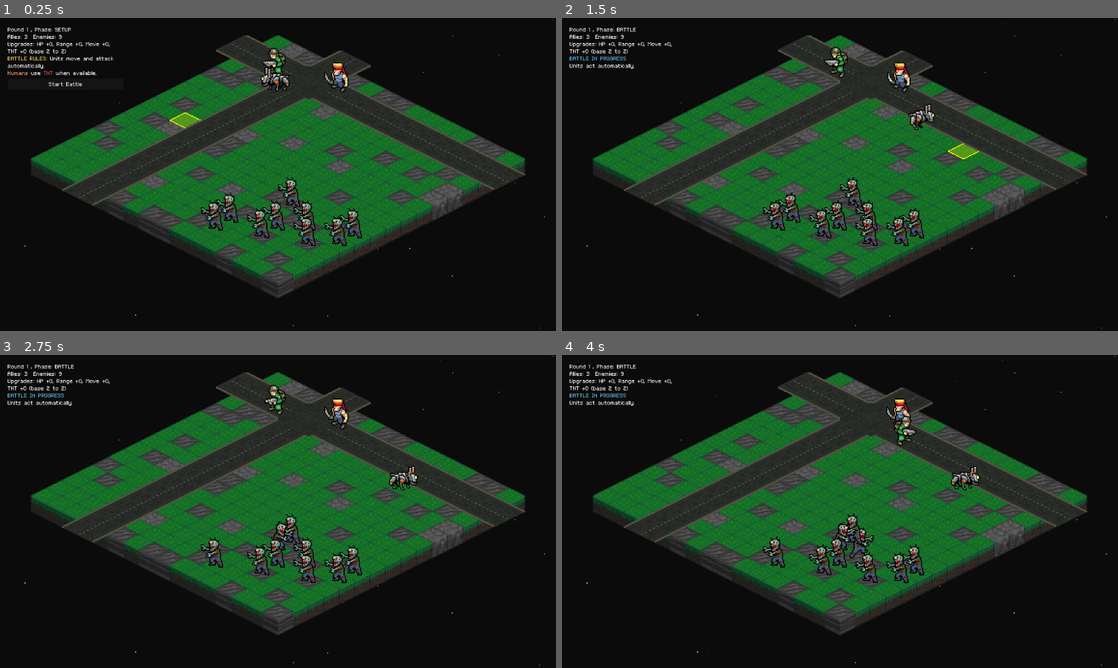
Above: before the commit, frames 1-4 (two rows, left to right).
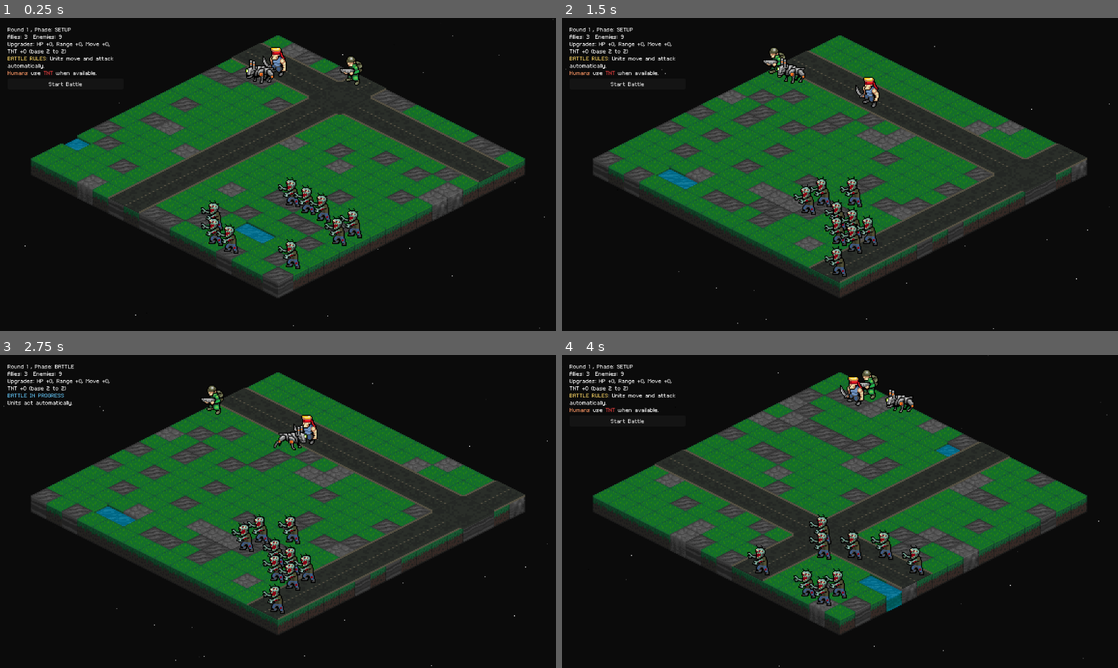
Above: after the commit, the same moments.

Repository: Tekknobot/MEKIII
Game: Godot game, scene res://scenes/Game.tscn
Two runs of this game, one before a commit and one after it. Both use one fixed random seed, a clock stepped at 60 frames per second and the inputs below.
Inputs (mouse positions are in pixels of both pictures, inside the frame that each line leads up to):
- Up to frame 1 (0.25 s): no input
- Up to frame 2 (1.5 s): click "Start Battle" at 0.5 s; tap Enter at 1.25 s; move the mouse to (962, 158) at 1.27 s; tap R at 1.35 s; click (962, 158) at 1.42 s
- Up to frame 3 (2.75 s): click (66, 420) at 2 s, where only the run after the commit has a clickable "Start Battle"
- Up to frame 4 (4 s): drag from (728, 527) to (812, 574) at 2.77 s; move the mouse to (895, 442) at 3.52 s; tap R at 3.6 s; click (895, 442) at 3.67 s

The runs differ from the first frame. In frame 1, 11% of the frame differs, in the area x 11-95%, y 5-81%; in frame 2, 23%; in frame 3, 23%; in frame 4, 24%, in the area x 1-100%, y 0-100%.

Commit message:
Roads trimmed.

Diff:
--- a/scenes/Game.tscn
+++ b/scenes/Game.tscn
@@ -17,7 +17,6 @@
 [ext_resource type="Texture2D" uid="uid://bo43jxw78vpg7" path="res://sprites/Tiles_UI/mek3/2x2_move.png" id="8_qy1jj"]
 [ext_resource type="AudioStream" uid="uid://dpslt5sraa3ko" path="res://audio/Zombie/zombie_massacre_vocal_impact_pain_hurt_01.wav" id="9_0bq3a"]
 [ext_resource type="Texture2D" uid="uid://usc687xtdcac" path="res://sprites/Terrain/grass_default.png" id="9_r7sob"]
-[ext_resource type="Script" uid="uid://wc6v1t13xa2b" path="res://scripts/cursor.gd" id="10_3xj3m"]
 [ext_resource type="AudioStream" uid="uid://8c083clar0gj" path="res://audio/Zombie/human_death.wav" id="10_jhsr3"]
 [ext_resource type="Texture2D" uid="uid://bsdcosxsddrot" path="res://sprites/Terrain/ice.png" id="10_y5y3l"]
 [ext_resource type="Texture2D" uid="uid://bysc7op7qquei" path="res://sprites/Tiles_UI/mek3/1x1_cursor.png" id="11_2rd6h"]
@@ -243,8 +242,7 @@
 
 [node name="Game" type="Node2D" groups=["GameMap"]]
 script = ExtResource("1_400sg")
-target_water = 0.0
-water_blobs = 1
+blob_steps = 2
 mech_count = 1
 human_scene = ExtResource("2_s0nni")
 human2_scene = ExtResource("3_1gdd5")
@@ -319,13 +317,6 @@
 tile_set = SubResource("TileSet_bneo8")
 format = 2
 
-[node name="Cursor" type="Sprite2D" parent="." node_paths=PackedStringArray("tilemap", "map_controller")]
-script = ExtResource("10_3xj3m")
-tilemap = NodePath("../Terrain")
-map_controller = NodePath("..")
-highlight_texture_1x1 = ExtResource("11_2rd6h")
-highlight_texture_2x2 = ExtResource("12_7ua8r")
-
 [node name="Camera2D" type="Camera2D" parent="."]
 zoom = Vector2(2, 2)
 script = ExtResource("8_400sg")
--- /dev/null
+++ b/scenes/cursor.tscn
@@ -0,0 +1,12 @@
+[gd_scene load_steps=4 format=3 uid="uid://g6gfrpvyugsa"]
+
+[ext_resource type="Script" uid="uid://wc6v1t13xa2b" path="res://scripts/cursor.gd" id="1_ndevg"]
+[ext_resource type="Texture2D" uid="uid://bysc7op7qquei" path="res://sprites/Tiles_UI/mek3/1x1_cursor.png" id="2_n5qf0"]
+[ext_resource type="Texture2D" uid="uid://b2b8iier8i5b7" path="res://sprites/Tiles_UI/mek3/2x2_cursor.png" id="3_pey64"]
+
+[node name="Cursor" type="Sprite2D" node_paths=PackedStringArray("tilemap", "map_controller")]
+script = ExtResource("1_ndevg")
+tilemap = NodePath("")
+map_controller = NodePath("")
+highlight_texture_1x1 = ExtResource("2_n5qf0")
+highlight_texture_2x2 = ExtResource("3_pey64")
--- a/scenes/laser_drop.tscn
+++ b/scenes/laser_drop.tscn
@@ -4,13 +4,14 @@
 [ext_resource type="Texture2D" uid="uid://dg1tao3x22ih2" path="res://sprites/Drops/orbital_drop.png" id="1_idqe7"]
 
 [sub_resource type="RectangleShape2D" id="RectangleShape2D_alfcu"]
-size = Vector2(14, 14)
+size = Vector2(6, 1)
 
 [node name="LaserDrop" type="Area2D"]
 script = ExtResource("1_alfcu")
 rot_degrees = 6.0
 
 [node name="CollisionShape2D" type="CollisionShape2D" parent="."]
+position = Vector2(0, 7.5)
 shape = SubResource("RectangleShape2D_alfcu")
 
 [node name="Visual" type="Sprite2D" parent="."]
--- a/scripts/cursor.gd
+++ b/scripts/cursor.gd
@@ -7,14 +7,23 @@
 @export var highlight_texture_2x2: Texture2D
 @export var mouse_offset := Vector2(0, 0)
 
-# Cursor art-specific offsets (tweak in inspector)
 @export var cursor_offset_1x1 := Vector2(0, 0)
 @export var cursor_offset_2x2 := Vector2(0, 16)
+
+# Roads are 1000. Cursor must be > 1000.
+@export var cursor_z_base := 50000      # comfortably above roads
+@export var cursor_z_cap := 299000      # safely below drops (~300000 + y)
 
 var hovered_cell: Vector2i = Vector2i(-1, -1)
 
 func _ready() -> void:
 	top_level = true
+	z_as_relative = false
+	z_index = cursor_z_base
+
+	# ✅ make sure Roads can't "win" via z_layer
+	z_as_relative = false
+	show_behind_parent = false
 
 func _process(_delta: float) -> void:
 	if tilemap == null or map_controller == null:
@@ -41,7 +50,6 @@
 	if u != null:
 		anchor_cell = map_controller.get_unit_origin(u)
 
-	# Decide footprint + texture
 	var is_big := false
 	if u != null:
 		var fp := u.footprint_cells(anchor_cell)
@@ -49,10 +57,11 @@
 
 	texture = (highlight_texture_2x2 if is_big else highlight_texture_1x1)
 
-	# Base position at anchor cell
 	var base_world := tilemap.to_global(tilemap.map_to_local(anchor_cell))
-
-	# Apply pixel offset based on footprint
 	global_position = base_world + (cursor_offset_2x2 if is_big else cursor_offset_1x1)
 
+	# ✅ Force cursor above roads (1000), below drops (300000+)
+	var desired := cursor_z_base + int(global_position.y)
+	z_index = clampi(desired, 2000, cursor_z_cap)
+
 	map_controller.set_hovered_unit(u)
--- a/scripts/game.gd
+++ b/scripts/game.gd
@@ -218,10 +218,10 @@
 @onready var roads_dl: TileMap = $RoadsDL
 @onready var roads_dr: TileMap = $RoadsDR
 @onready var roads_x: TileMap = $RoadsX
-@export var road_pixel_offset_x := Vector2(0, 0) # neutral (center)
-
-@export var road_pixel_offset_dl := Vector2(0, 0)
-@export var road_pixel_offset_dr := Vector2(0, 0) # <-- this is the “other direction” offset
+@export var road_pixel_offset_x := Vector2(0, 16) # neutral (center)
+
+@export var road_pixel_offset_dl := Vector2(0, 16)
+@export var road_pixel_offset_dr := Vector2(0, 16) # <-- this is the “other direction” offset
 
 func _rect_top_left(size: Vector2i) -> Rect2i:
 	return Rect2i(Vector2i(0, 0), size)
@@ -459,6 +459,7 @@
 
 	rmap.position = terrain.position + (terrain_origin_local - roads_origin_local) + px_off
 
+	# ✅ FORCE same z_layer as everything else
 	rmap.z_as_relative = false
 	rmap.z_index = 1000
 
@@ -807,64 +808,35 @@
 	roads_x.clear()
 	_sync_roads_transform()
 
-	var cols := int(map_width / ROAD_SIZE)   # 16/2 = 8
-	var rows := int(map_height / ROAD_SIZE)  # 16/2 = 8
-
-	# ---- RANDOMIZE WHICH COLUMN/ROW THE LANES USE ----
-	# margin keeps it away from the very edge; set to 0 if you want edge lanes too
+	# 16x16 terrain, ROAD_SIZE=2 => 8x8 road grid
+	var cols := int(map_width / ROAD_SIZE) * 2 - 1  # 15
+	var rows := int(map_height / ROAD_SIZE) * 2 - 1 # 15
+
+	# pick lane column/row within the road grid
 	var margin := 0
-
-	var col_min := clampi(margin, 0, cols - 1)
-	var col_max := clampi(cols - 1 - margin, 0, cols - 1)
-
-	var row_min := clampi(margin, 0, rows - 1)
-	var row_max := clampi(rows - 1 - margin, 0, rows - 1)
-
-	# DL (vertical) picks a random column
-	var road_col := rng.randi_range(col_min, col_max)
-
-	# DR (horizontal) picks a random row
-	var road_row := rng.randi_range(row_min, row_max)
-
-	# (optional) avoid boring same-ish near-center every time by re-rolling once if you want
-	# if road_col == int(cols / 2) and cols > 2:
-	# 	road_col = rng.randi_range(col_min, col_max)
-	# if road_row == int(rows / 2) and rows > 2:
-	# 	road_row = rng.randi_range(row_min, row_max)
-
-	# compute how many extra cells we must paint to reach the visible edges after offsets
-	var ex_dl := _road_extras_from_offset(road_pixel_offset_dl)
-	var ex_dr := _road_extras_from_offset(road_pixel_offset_dr)
-
-	# rc -> bitmask (1=DL lane, 2=DR lane)
+	var road_col := rng.randi_range(margin, cols - 1 - margin)
+	var road_row := rng.randi_range(margin, rows - 1 - margin)
+
+	# rc -> bitmask (1=DL, 2=DR, 3=intersection)
 	var conn := {}
 
-	# -------------------------
-	# Vertical lane (DL tiles)
-	# -------------------------
-	var y0_dl := -int(ex_dl["t"])
-	var y1_dl := (rows - 1) + int(ex_dl["b"])
-	for ry in range(y0_dl, y1_dl + 1 + 9):
+	# vertical lane (DL) within [0, rows-1]
+	for ry in range(0, rows):
 		var rc := Vector2i(road_col, ry)
 		conn[rc] = int(conn.get(rc, 0)) | 1
 
-	# -------------------------
-	# Horizontal lane (DR tiles)
-	# -------------------------
-	var x0_dr := -int(ex_dr["l"])
-	var x1_dr := (cols - 1) + int(ex_dr["r"])
-	for rx in range(x0_dr, x1_dr + 1 + 9):
+	# horizontal lane (DR) within [0, cols-1]
+	for rx in range(0, cols):
 		var rc := Vector2i(rx, road_row)
 		conn[rc] = int(conn.get(rc, 0)) | 2
 
-	# Ensure the intersection exists
+	# force intersection
 	var cross := Vector2i(road_col, road_row)
-	conn[cross] = int(conn.get(cross, 0)) | 3
-
-	# Paint tiles into the three TileMaps
+	conn[cross] = 3
+
+	# paint (all rc are guaranteed in-bounds)
 	for rc in conn.keys():
 		var mask := int(conn[rc])
-
 		if mask == 3:
 			roads_x.set_cell(0, rc, ROAD_INTERSECTION, ROAD_ATLAS, 0)
 		elif mask == 1:
@@ -1339,115 +1311,17 @@
 			attack_range_small.set_cell(LAYER_ATTACK, target_origin, ATTACK_TILE_SMALL_SOURCE_ID, ATTACK_ATLAS, 0)
 
 func _unhandled_input(event: InputEvent) -> void:
+	# ✅ Press R to hard reset (reload scene)
+	if event is InputEventKey and event.pressed and not event.echo:
+		var k := event as InputEventKey
+		if k.keycode == KEY_R:
+			get_tree().reload_current_scene()
+			return
+
 	if not _can_handle_player_input():
 		return
 	if is_moving_unit or is_attacking_unit:
 		return
-
-	# -------------------------
-	# SETUP PHASE: reposition allies in the top-left zone, then press Start
-	# -------------------------
-	if state == GameState.SETUP:
-		if event is InputEventMouseButton and event.button_index == MOUSE_BUTTON_LEFT and event.pressed:
-			_update_hovered_cell()
-			_update_hovered_unit()
-
-			# If an ally is selected and we clicked a valid placement cell, teleport it there.
-			if selected_unit != null and selected_unit.team == Unit.Team.ALLY:
-				if _setup_place_selected(hovered_cell):
-					return
-
-			# Otherwise select the hovered unit (ally only feels nicer in setup)
-			if hovered_unit != null and hovered_unit.team == Unit.Team.ALLY:
-				select_unit(hovered_unit)
-			else:
-				select_unit(null)
-			return
-
-		if event is InputEventMouseButton and event.button_index == MOUSE_BUTTON_RIGHT and event.pressed:
-			select_unit(null)
-			return
-
-		return
-
-	var full_player_control := (state == GameState.BATTLE and is_player_mode)
-	var allow_tnt_input := (state == GameState.BATTLE and (full_player_control or _is_assist_mode()))
-
-	# -------------------------
-	# LEFT CLICK
-	# -------------------------
-	if event is InputEventMouseButton and event.button_index == MOUSE_BUTTON_LEFT and event.pressed:
-		# ✅ If TNT aim mode is active, LEFT CLICK FIRES at current aimed cell
-		if tnt_aiming and tnt_aim_unit != null and is_instance_valid(tnt_aim_unit):
-			_update_hovered_cell()
-			if grid.in_bounds(hovered_cell):
-				var fire_cell := hovered_cell
-				tnt_aiming = false
-				var thrower := tnt_aim_unit
-				_hide_tnt_curve()
-
-				var target_u := unit_at_cell(fire_cell) # can be null, that’s fine
-				await perform_human_tnt_throw(thrower, fire_cell, target_u)
-				if _is_assist_mode():
-					assist_tnt_charges_left = max(0, assist_tnt_charges_left - 1)
-					_refresh_ui_status()
-				return
-			else:
-				# clicked off-grid: just cancel aim
-				tnt_aiming = false
-				tnt_aim_unit = null
-				_hide_tnt_curve()
-				return
-
-		# --- normal left-click behavior ---
-		_update_hovered_cell()
-		_update_hovered_unit()
-
-		# In assist mode, you can select units to aim TNT but you can't move/attack normally.
-		if full_player_control:
-			# 1) If we have a selected unit and clicked another unit -> try attack first
-			if selected_unit != null and hovered_unit != null and hovered_unit != selected_unit:
-				if await try_attack_selected(hovered_unit):
-					return
-
-			# 2) If we have a selected unit and clicked ground -> try move
-			if selected_unit != null:
-				if await try_move_selected_to(hovered_cell):
-					return
-
-		# 3) Otherwise select what we're hovering
-		select_unit(hovered_unit)
-		return
-
-	# -------------------------
-	# RIGHT CLICK
-	# -------------------------
-	if event is InputEventMouseButton and event.button_index == MOUSE_BUTTON_RIGHT and event.pressed:
-		# ✅ Right click toggles TNT "aim mode" when a Human is selected
-		if allow_tnt_input and _can_unit_aim_tnt(selected_unit):
-			# Assist mode: limited charges
-			if _is_assist_mode() and assist_tnt_charges_left <= 0:
-				return
-			if not tnt_aiming:
-				tnt_aiming = true
-				tnt_aim_unit = selected_unit
-				tnt_aim_cell = Vector2i(-1, -1)
-
-				# draw immediately
-				_update_hovered_cell()
-				tnt_aim_cell = Vector2i(-1, -1) # force redraw
-				_update_tnt_aim_preview()
-			else:
-				# toggle off
-				tnt_aiming = false
-				tnt_aim_unit = null
-				_hide_tnt_curve()
-			return
-
-		# Otherwise: right click deselect
-		select_unit(null)
-		return
-
 
 func try_attack_selected(target: Unit) -> bool:
 	if selected_unit == null or target == null:
Not shown: 1 places in scenes/Game.tscn that only renumber resources
